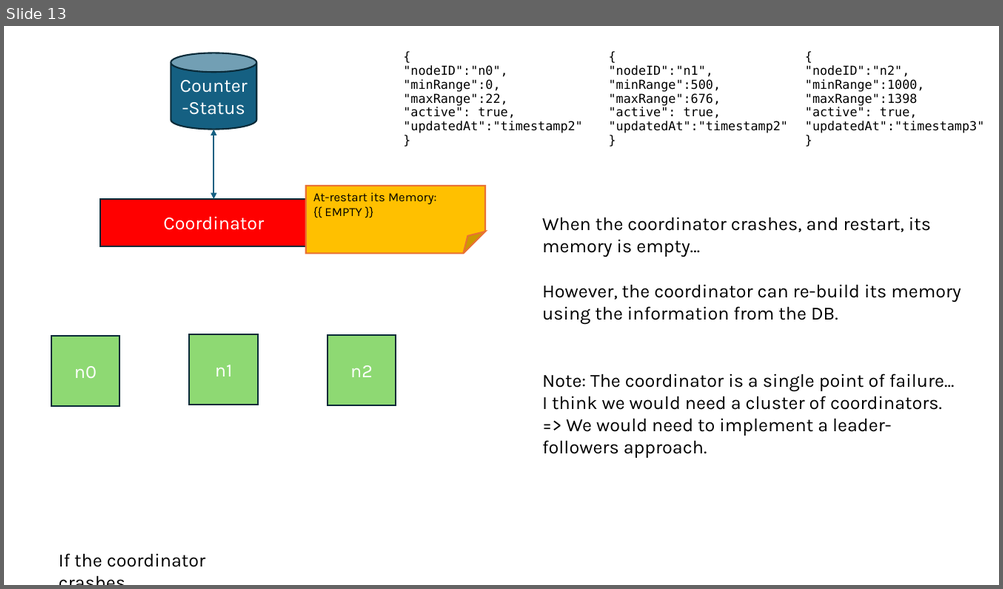
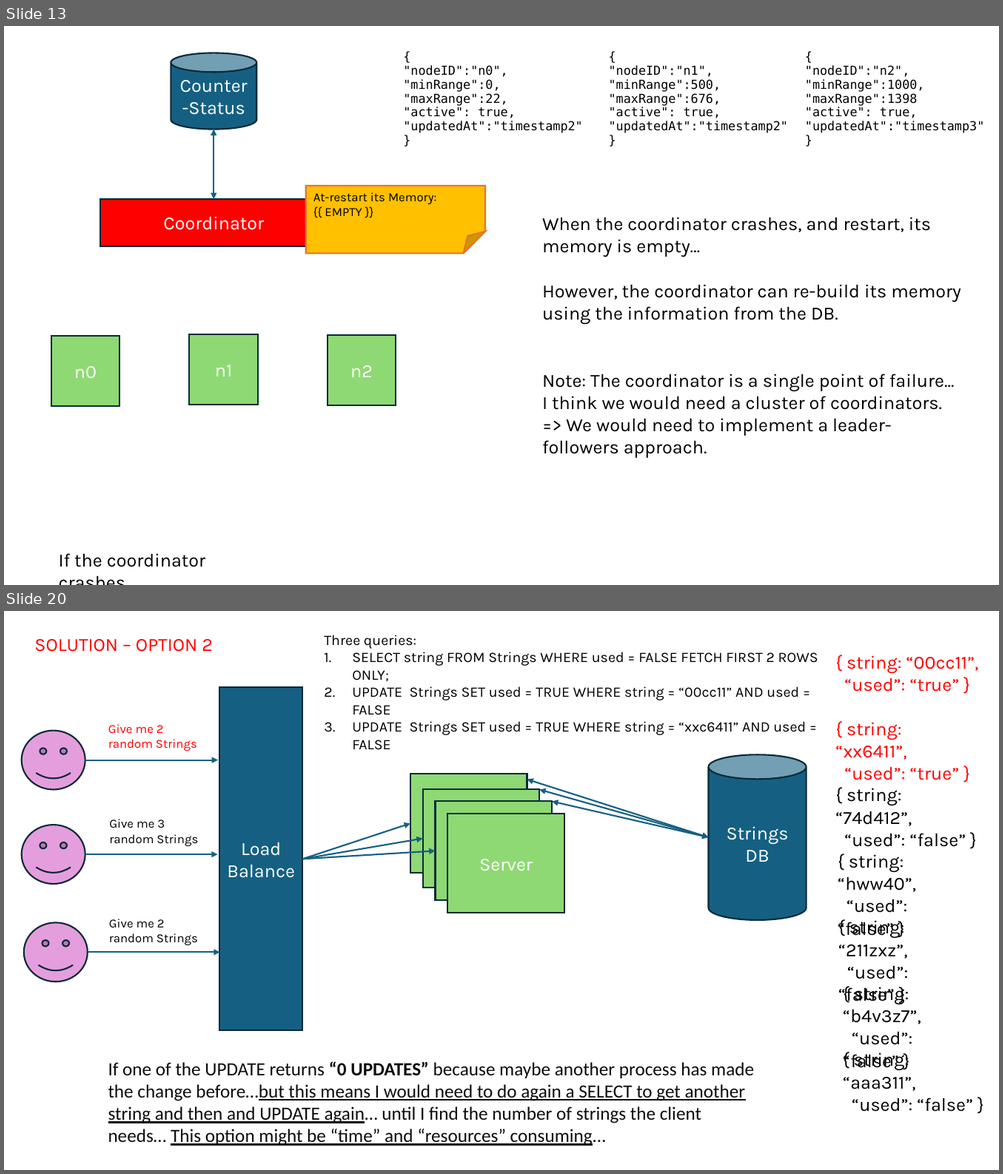
Before and after one commit to dventura3/system-design, a slide deck: docs/MySystemDesign_RangeOfCounter.pptx. Shown one above the other, each under a label of ours: slide 13 before the commit, slides 13 and 20 after it; the slides between them are not shown. The pictures are 1003x589 and 1003x1174 pixels, drawn with LibreOffice and Linux fonts; fonts in the diff are those of the drawing. Boxes give left, top, right and bottom in pixels: in the first picture for what was removed or moved away, otherwise in the second. Text is boxed around its words. In the diff, an @@ line names an element or a change of style, - is before the commit and + after.

```diff
--- a/docs/MySystemDesign_RangeOfCounter.pptx
+++ b/docs/MySystemDesign_RangeOfCounter.pptx
@@ slide 20 added at (4, 611, 999, 1170), background #FFFFFF @@
@@ text added at (34, 639, 213, 652), 18 pt, text #FF0000 @@
+SOLUTION – OPTION 2
@@ text added at (324, 635, 818, 750), 14 pt, text #000000 @@
+Three queries:
+1. SELECT string FROM Strings WHERE used = FALSE FETCH FIRST 2 ROWS ONLY;
+2. UPDATE Strings SET used = TRUE WHERE string = “00cc11” AND used = FALSE
+3. UPDATE Strings SET used = TRUE WHERE string = “xxc6411” AND used = FALSE
@@ text added at (844, 655, 979, 692), 18 pt, text #FF0000 @@
+{ string: “00cc11”,
+“used”: “true” }
@@ rectangle added at (219, 687, 302, 1031), fill #156082, outline #092A39 1.5 pt, 18 pt, text #FFFFFF @@
+Load
+Balance
@@ text added at (624, 686, 966, 847), 18 pt, text #000000 @@
+{ string: “74d412”,
+“used”: “false” }
@@ smiley face added at (22, 730, 85, 789), fill #E59EDD, outline #092A39 1.5 pt @@
@@ text added at (108, 724, 197, 751), 12 pt, text #FF0000 @@
+Give me 2 random Strings
@@ text added at (835, 722, 959, 780), 18 pt, text #FF0000 @@
+{ string: “xx6411”,
+“used”: “true” }
@@ arrow added from (85, 760) to (218, 760), #156082 1.5 pt @@
@@ cylinder added at (708, 755, 806, 920), fill #156082, outline #092A39 1.5 pt, 18 pt, text #FFFFFF @@
+Strings
+DB
@@ rectangle added at (410, 775, 527, 874), fill #8ED973, outline #092A39 1.5 pt @@
@@ double arrow added from (527, 780) to (708, 838), #156082 1.5 pt @@
@@ text added at (837, 788, 916, 938), 18 pt, text #000000 @@
+{ string: “hww40”,
+“used”: “false” }
@@ rectangle added at (423, 789, 539, 889), fill #8ED973, outline #092A39 1.5 pt @@
@@ rectangle added at (435, 801, 552, 900), fill #8ED973, outline #092A39 1.5 pt @@
@@ double arrow added from (540, 790) to (708, 838), #156082 1.5 pt @@
@@ double arrow added from (552, 801) to (708, 838), #156082 1.5 pt @@
@@ smiley face added at (22, 825, 85, 884), fill #E59EDD, outline #092A39 1.5 pt @@
@@ text added at (109, 819, 198, 846), 12 pt, text #000000 @@
+Give me 3 random Strings
@@ arrow added from (302, 860) to (410, 823), #156082 1.5 pt @@
@@ rectangle added at (448, 814, 564, 913), fill #8ED973, outline #092A39 1.5 pt, 18 pt, text #FFFFFF @@
+Server
@@ arrow added from (85, 854) to (217, 854), #156082 1.5 pt @@
@@ arrow added from (302, 860) to (423, 839), #156082 1.5 pt @@
@@ arrow added from (302, 860) to (435, 851), #156082 1.5 pt @@
@@ text added at (838, 854, 908, 1003), 18 pt, text #000000 @@
+{ string: “211zxz”,
+“used”: “false” }
@@ text added at (109, 919, 198, 945), 12 pt, text #000000 @@
+Give me 2 random Strings
@@ smiley face added at (24, 923, 88, 982), fill #E59EDD, outline #092A39 1.5 pt @@
@@ arrow added from (88, 953) to (219, 953), #156082 1.5 pt @@
@@ text added at (842, 987, 921, 1071), 18 pt, text #000000 @@
+{ string: “b4v3z7”,
+“used”: “false” }
@@ text added at (842, 1053, 973, 1112), 18 pt, text #000000 @@
+{ string: “aaa311”,
+“used”: “false” }
@@ text added at (108, 1062, 754, 1146), 18 pt, text #0C0D0E @@
+If one of the UPDATE returns “0 UPDATES” because maybe another process has made the change before…but this means I would need to do again a SELECT to get another string and then and UPDATE again… until I find the number of strings the client needs… This option might be “time” and “resources” consuming…
```
Also in this commit, not shown: 1 slide changed, 6 other slides added, 11 other files.
